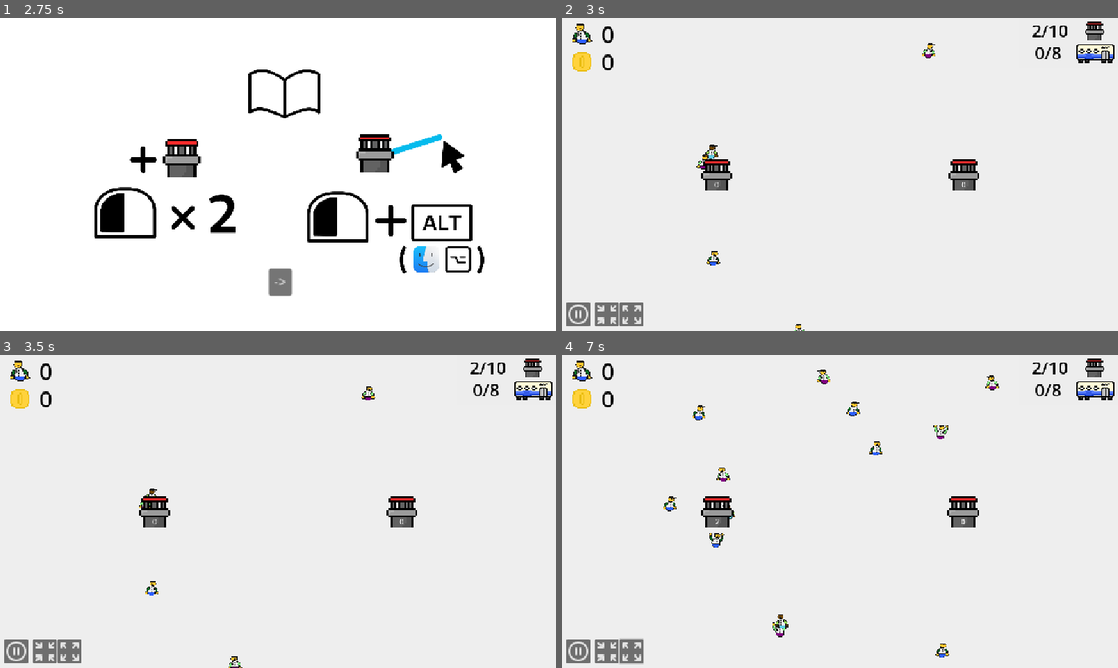
Above: before the commit, frames 1-4 (two rows, left to right).
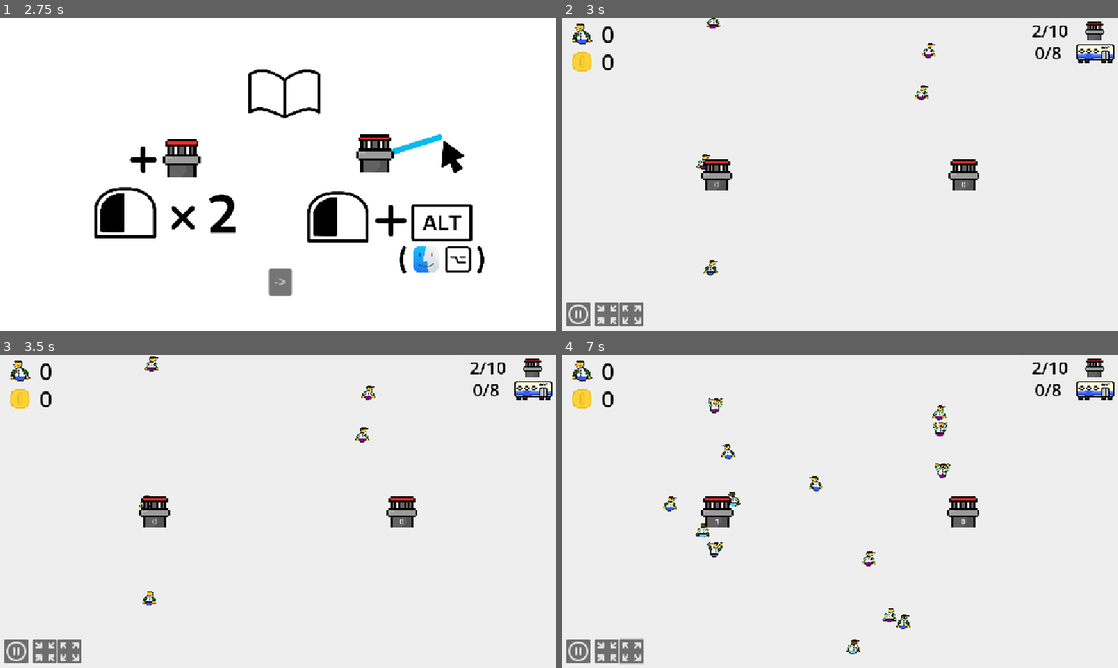
Above: after the commit, the same moments.

Repository: produced-demand/produced-demand
Game: Godot game, scene res://viewport.tscn
Same seed, same stepped clock (60 frames per second), same inputs: the game is played once before the commit and once after it. Before the commit the project starts from res://level.tscn.
Inputs (mouse positions are in pixels of both pictures, inside the frame that each line leads up to):
- Up to frame 1 (2.75 s): click (16, 315) at 0.5 s; click (44, 315) at 1.25 s; click (66, 315) at 2 s
- Up to frame 2 (3 s): click "->" at 2.75 s
- Up to frame 3 (3.5 s): no input
- Up to frame 4 (7 s): click (606, 652) at 3.5 s; click (628, 652) at 4.25 s; click (606, 652) at 5 s; click (628, 652) at 5.75 s; move the mouse to (962, 495) at 6.52 s; hold Shift (shift, bound only after the commit) from 6.53 s (still down); click (962, 495) at 6.67 s

Frame 1 is identical in both runs. In frame 2, 0.3% of the frame differs, in the area x 25-67%, y 0-100%; in frame 3, 0.3%; in frame 4, 1.3%, in the area x 23-79%, y 4-97%.

Commit message:
Progress on fixing bus/station interactions when moving route points Yeah, I know, more bus/station issues, but the route point movements has caused some issues, especially at the end points

Diff:
--- a/bus.tscn
+++ b/bus.tscn
@@ -1,6 +1,6 @@
 [gd_scene load_steps=4 format=3 uid="uid://d2tmn01f3sqkg"]
 
-[ext_resource type="Script" uid="uid://cuubdfol7rxb0" path="res://scripts/bus_movement.gd" id="1_3nt0m"]
+[ext_resource type="Script" uid="uid://cuubdfol7rxb0" path="res://scripts/bus.gd" id="1_3nt0m"]
 [ext_resource type="Texture2D" uid="uid://i03acig823h" path="res://assets/bus.png" id="2_d6tlb"]
 
 [sub_resource type="CircleShape2D" id="CircleShape2D_pbpoj"]
--- a/person.tscn
+++ b/person.tscn
@@ -1,6 +1,6 @@
 [gd_scene load_steps=10 format=3 uid="uid://bisiolm2xfwd4"]
 
-[ext_resource type="Script" uid="uid://dt447oj7t1xlu" path="res://scripts/person_movement.gd" id="1_ewpfn"]
+[ext_resource type="Script" uid="uid://dt447oj7t1xlu" path="res://scripts/person.gd" id="1_ewpfn"]
 [ext_resource type="Texture2D" uid="uid://do2aefig26sgc" path="res://assets/phil.png" id="2_ctg05"]
 [ext_resource type="Texture2D" uid="uid://btkkc2f5x2q6v" path="res://assets/phil_jump.png" id="3_v5img"]
 [ext_resource type="Texture2D" uid="uid://dtlsqo5hao1ww" path="res://assets/bill.png" id="4_hvl02"]
--- a/project.godot
+++ b/project.godot
@@ -12,7 +12,7 @@
 
 config/name="Produced Demand"
 config/description="A bus management game"
-run/main_scene="res://level.tscn"
+run/main_scene="res://viewport.tscn"
 config/features=PackedStringArray("4.4", "GL Compatibility")
 boot_splash/fullsize=false
 boot_splash/image="res://assets/station.png"
@@ -20,10 +20,9 @@
 
 [autoload]
 
-Stations="*res://scripts/Stations.gd"
-MapData="*res://scripts/MapData.gd"
-Game="*res://scripts/Game.gd"
-PeopleGenerator="*res://scripts/PeopleGenerator.gd"
+Stations="*res://scripts/station_manager.gd"
+Game="*res://scripts/game_state.gd"
+PeopleGenerator="*res://scripts/people_creation.gd"
 
 [display]
 
@@ -87,6 +86,11 @@
 "events": [Object(InputEventKey,"resource_local_to_scene":false,"resource_name":"","device":0,"window_id":0,"alt_presse …(189 unchanged characters)…
 ]
 }
+shift={
+"deadzone": 0.2,
+"events": [Object(InputEventKey,"resource_local_to_scene":false,"resource_name":"","device":0,"window_id":0,"alt_pressed":false,"shift_pressed":false,"ctrl_pressed":false,"meta_pressed":false,"pressed":false,"keycode":0,"physical_keycode":4194325,"key_label":0,"unicode":0,"location":0,"echo":false,"script":null)
+]
+}
 
 [rendering]
 
--- a/scripts/bus_movement.gd
+++ b/scripts/bus.gd
@@ -4,18 +4,19 @@
 var parent
 var reverse: bool = false
 var route_closed: bool
+var progress_ratio
 
 var last_point
+var current_station = null
 var last_station
 
-var current_station = null
 var reverse_when_complete = false
 var restart_when_complete = false
 
 var time_arrived_at_station = -1
 var wait_time
 
-@export var top_speed = 200
+@export var top_speed = 1800
 var speed
 var acceleration = 0
 var max_occupancy = 8
@@ -30,10 +31,12 @@
 	parent = get_parent()
 	route = parent.get_parent()
 	parent.progress = 0
+	progress_ratio = parent.progress_ratio
 	var closest_point = route.get_closest_point(global_position)
 	last_point = closest_point
 	current_station = Stations.get_station_at_position(closest_point.position)
-	exit_station()
+	entered_station(current_station)
+	route.register_bus(self)
 
 func _process(delta: float) -> void:
 	if Game.paused:
@@ -52,7 +55,7 @@
 			else:
 				get_node("Sprite").flip_h = 0
 				get_node("Label").position.x = -28
-			exit_station()
+			exit_station(null)
 
 	var new_speed = update_bus_speed(delta)
 	var change = new_speed * delta
@@ -61,20 +64,22 @@
 # ======================================================
 
 func entered_station_range(station):
-	if current_station == null:
-		if route.has_station(station):
-			if is_approaching_station(station):
-				current_station = station
-				var distance_to_station = get_distance_to_station(station)
-				acceleration = (0 - pow(speed, 2)) / (2 * distance_to_station)
+	if route.has_station(station) and current_station == null and is_approaching_station(station):
+		current_station = station
+		var distance_to_station = get_distance_to_station(station)
+		acceleration = (0 - pow(speed, 2)) / (2 * distance_to_station)
 
 func exited_station_range(station):
-	if route.has_station(station) and last_station == station: # only run this if properly left last - THIS IS THE CAUSE OF NOT PICKING UP WHEN TOO CLOSE ISSUE
+	if current_station == station || last_station == station:
+		print("left station, set to zero")
 		acceleration = 0
 		speed = top_speed
 
 func entered_station(station):
-	if station == current_station:
+	if station == current_station and not Game.paused:
+		print("arrived at station: " + str(station))
+		acceleration = 0
+		speed = 0
 		time_arrived_at_station = Time.get_ticks_msec()
 
 		# people are removed, their data should be saved
@@ -85,11 +90,9 @@
 			PeopleGenerator.regenerate_person(current_station.global_position, person)
 
 		wait_time = current_station.get_wait_time(get_open_seats())
-		acceleration = 0
-		speed = 0
-
-func exit_station():
-	acceleration = ((pow(top_speed, 2)) / (2 * 80))
+
+func exit_station(_station):
+	acceleration = ((pow(top_speed, 2)) / (2 * 80)) # kinematics equation: vf^2 = vi^2 + 2ax; 80 because it would be a pain to calculate it
 	last_station = current_station
 	current_station = null
 	time_arrived_at_station = -1
@@ -142,6 +145,9 @@
 	if speed > top_speed:
 		acceleration = 0
 		speed = top_speed
+	elif abs(speed) > top_speed:
+		acceleration = 0
+		speed = -1 * top_speed
 	return speed
 
 func update_bus_position(change):
@@ -158,8 +164,17 @@
 			new_progress = 0
 			speed = top_speed
 			restart_when_complete = false
+	if new_progress < 0:
+		new_progress = 0
+		if not route_closed:
+			reverse_when_complete = true
+		elif restart_when_complete:
+			speed = top_speed
+			restart_when_complete = false
+
 
 	parent.set_progress(new_progress)
+	progress_ratio = parent.get_progress_ratio()
 
 func collect_people():
 	var new_occupants = current_station.get_people(get_open_seats(), route)
@@ -180,9 +195,29 @@
 	return given_route == route
 
 func set_last_point(point):
-	last_point = point
-	if route.is_end_point(point):
-		if not route_closed:
-			reverse_when_complete = true
-		else: # route is closed
-			restart_when_complete = true
+	if point == route.get_next_point(last_point, reverse):
+		last_point = point
+		#print("last point now at " + str(point.position))
+		if route.is_end_point(point):
+			if not route_closed:
+				reverse_when_complete = true
+			else: # route is closed
+				restart_when_complete = true
+
+func has_been_moved():
+	# stop bus
+	#if acceleration != 0:
+		#exit_station(null)
+		#exited_station_range(null)
+	#
+	#var station_bus_is_in_range_of = Stations.get_station_at(global_position)
+	##print(station_bus_is_in_range_of)
+	#if station_bus_is_in_range_of == null:
+		#return
+	#else:
+		#entered_station_range(station_bus_is_in_range_of)
+	#set_to_progress_ratio()
+	pass
+
+func set_to_progress_ratio():
+	parent.progress_ratio = progress_ratio
--- a/scripts/dragging.gd
+++ b/scripts/dragging.gd
@@ -31,6 +31,7 @@
 
 func _process(delta: float) -> void:
 	var mouse_was_down = mouse_down
+	var with_shift = Input.is_action_pressed("shift")
 
 	if Input.is_action_pressed("left_click") and Game.paused:
 		mouse_down = true
--- a/scripts/Game.gd
+++ b/scripts/game_state.gd
@@ -10,6 +10,7 @@
 var people_creation_speed = 2000 # interval over which people are created
 
 var paused = true
+var routes_changed: Array
 
 var start_time
 
@@ -36,7 +37,7 @@
 	hud.update_coins_label(coins)
 
 func calc_points(distance):
-	var max_points = 12
+	var max_points = 8
 	var scale_factor = 85
 	return max_points / (1 + (distance / scale_factor))
 
@@ -67,6 +68,10 @@
 	paused = not paused
 	hud.get_node("Controls").get_node("PlayPause").get_node("Icon").texture = load("res://assets/icons/play.svg") if paused else load("res://assets/icons/pause.svg")
 	route_creator.toggle_route_handles()
+	if not paused:
+		for route in routes_changed:
+			route.route_changed_update_buses()
+		routes_changed.clear()
 
 func get_time(): # time game has been played
 	return start_time
@@ -85,3 +90,7 @@
 
 func get_route_count():
 	return route_creator.get_route_count()
+
+func add_route_changed(route):
+	if not route in routes_changed:
+		routes_changed.append(route)
--- a/scripts/route.gd
+++ b/scripts/route.gd
@@ -4,6 +4,7 @@
 var visual_line
 var is_closed
 var points: Array
+var buses: Array
 
 func initilize(visual_line_element):
 	self.visual_line = visual_line_element
@@ -20,6 +21,9 @@
 
 func add_bus(bus):
 	add_child(bus)
+
+func register_bus(bus):
+	buses.append(bus)
 
 func has_station(station):
 	return stations.has(station)
@@ -73,6 +77,11 @@
 	self.curve.set_point_position(point_index, new_position)
 	visual_line.set_point_position(point_index, new_position)
 	points[point_index].handle.set_global_position(new_position)
+
+	Game.add_route_changed(self)
+
+	for bus in buses:
+		bus.set_to_progress_ratio()
 
 func _on_bus_entered(area, point_index):
 	if area.name == "BusCollider":
@@ -132,3 +141,7 @@
 		if point.position == given_position:
 			return point
 	return null
+
+func route_changed_update_buses():
+	for bus in buses:
+		bus.has_been_moved()
--- a/scripts/station.gd
+++ b/scripts/station.gd
@@ -63,11 +63,6 @@
 			people_to_send.append(person)
 			people.remove_at(person_index)
 			amount_of_people -= 1
-		# try this a final time then remove
-		#else:
-			#print("dream: " + str(dream) + " - " + str(route.stations))
-			#print(dream in route.stations)
-			#print("person rejected unjustly")
 
 	update_occupants_label()
 	return people_to_send
--- a/scripts/Stations.gd
+++ b/scripts/station_manager.gd
@@ -34,14 +34,16 @@
 	else:
 		return false
 
+# used when placing a station nearby
 func station_at(given_position):
 	for station in stations:
 		var diff_x = abs(station.global_position.x - given_position.x)
 		var diff_y = abs(station.global_position.y - given_position.y)
-		if diff_x < 120 and diff_y < 120:
+		if diff_x < 125 and diff_y < 125:
 			return true
 	return false
 
+# use to see if literally in station range
 func get_station_at(given_position):
 	for station in stations:
 		var diff_x = abs(station.global_position.x - given_position.x)
--- a/station.tscn
+++ b/station.tscn
@@ -17,7 +17,7 @@
 texture = ExtResource("1_ximm3")
 
 [node name="CollisionShape2D" type="CollisionShape2D" parent="."]
-scale = Vector2(1.2566, 1.2566)
+scale = Vector2(1.8166, 1.8166)
 shape = SubResource("CircleShape2D_7upvr")
 
 [node name="Label" type="Label" parent="."]
--- a/level.tscn
+++ b/viewport.tscn
@@ -1,11 +1,11 @@
 [gd_scene load_steps=8 format=3 uid="uid://dfwyjyjoj3g8t"]
 
-[ext_resource type="Script" uid="uid://5g0eflln0yup" path="res://scripts/station_creation.gd" id="2_bpb2d"]
-[ext_resource type="Script" uid="uid://b6e7j3fgqvrtr" path="res://scripts/area-creation.gd" id="2_q4dxd"]
-[ext_resource type="Script" uid="uid://uchro8mius6d" path="res://scripts/camera_movement.gd" id="2_wg34b"]
-[ext_resource type="PackedScene" uid="uid://bcll0qejjkfl4" path="res://station.tscn" id="3_6vms3"]
-[ext_resource type="Script" uid="uid://dycew0hxvcv3j" path="res://scripts/route_creation.gd" id="5_lm6jf"]
-[ext_resource type="PackedScene" uid="uid://cfduee8lnq0v2" path="res://HUD.tscn" id="6_01tkc"]
+[ext_resource type="Script" uid="uid://b6e7j3fgqvrtr" path="res://scripts/area_creation.gd" id="1_5gkng"]
+[ext_resource type="Script" uid="uid://dycew0hxvcv3j" path="res://scripts/route_creation.gd" id="2_4n53p"]
+[ext_resource type="Script" uid="uid://5g0eflln0yup" path="res://scripts/station_creation.gd" id="3_gkiq4"]
+[ext_resource type="PackedScene" uid="uid://bcll0qejjkfl4" path="res://station.tscn" id="4_j4f3k"]
+[ext_resource type="PackedScene" uid="uid://cfduee8lnq0v2" path="res://HUD.tscn" id="5_7nksv"]
+[ext_resource type="Script" uid="uid://uchro8mius6d" path="res://scripts/camera.gd" id="6_sm00u"]
 
 [sub_resource type="GDScript" id="GDScript_1ainy"]
 script/source = "extends Node2D
@@ -33,22 +33,22 @@
 
 [node name="Areas" type="Node2D" parent="."]
 position = Vector2(0, -1)
-script = ExtResource("2_q4dxd")
+script = ExtResource("1_5gkng")
 
 [node name="Paths" type="Node2D" parent="."]
-script = ExtResource("5_lm6jf")
+script = ExtResource("2_4n53p")
 
 [node name="Stations" type="Node2D" parent="."]
 position = Vector2(0, -324)
-script = ExtResource("2_bpb2d")
+script = ExtResource("3_gkiq4")
 
-[node name="StationLeft" parent="Stations" instance=ExtResource("3_6vms3")]
+[node name="StationLeft" parent="Stations" instance=ExtResource("4_j4f3k")]
 position = Vector2(-256, 324)
 
-[node name="StationRight" parent="Stations" instance=ExtResource("3_6vms3")]
+[node name="StationRight" parent="Stations" instance=ExtResource("4_j4f3k")]
 position = Vector2(256, 324)
 
-[node name="Hud" parent="." instance=ExtResource("6_01tkc")]
+[node name="Hud" parent="." instance=ExtResource("5_7nksv")]
 
 [node name="Camera2D" type="Camera2D" parent="."]
-script = ExtResource("2_wg34b")
+script = ExtResource("6_sm00u")
Renamed: scripts/area-creation.gd -> scripts/area_creation.gd
Renamed: scripts/area-creation.gd.uid -> scripts/area_creation.gd.uid
Renamed: scripts/bus_movement.gd.uid -> scripts/bus.gd.uid
Renamed: scripts/camera_movement.gd -> scripts/camera.gd
Renamed: scripts/camera_movement.gd.uid -> scripts/camera.gd.uid
Renamed: scripts/Game.gd.uid -> scripts/game_state.gd.uid
Renamed: scripts/PeopleGenerator.gd -> scripts/people_creation.gd
Renamed: scripts/PeopleGenerator.gd.uid -> scripts/people_creation.gd.uid
Renamed: scripts/person_movement.gd -> scripts/person.gd
Renamed: scripts/person_movement.gd.uid -> scripts/person.gd.uid
Renamed: scripts/Stations.gd.uid -> scripts/station_manager.gd.uid
